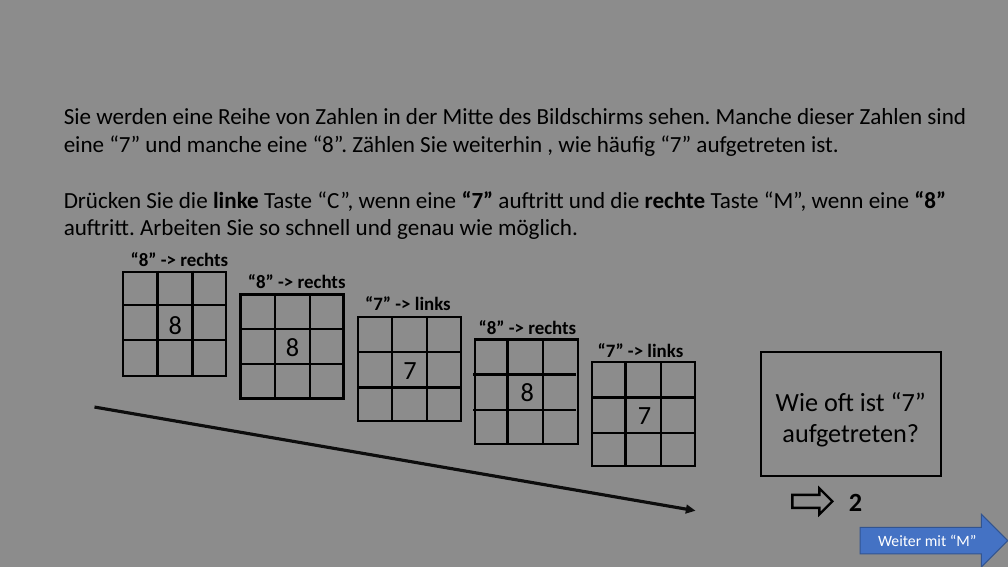
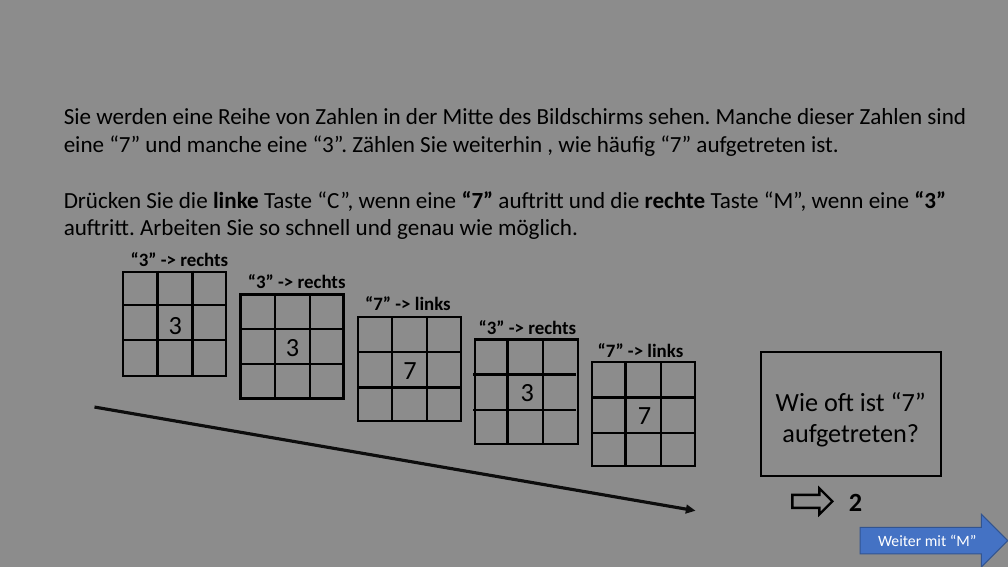
Before and after one commit to SLesche/oddball-task, a slide deck: slide 6 of instructions/instruction_slides.pptx. Drawn at 1008x567 pixels with LibreOffice and Linux fonts; fonts in the diff are those of the drawing. Boxes give left, top, right and bottom in pixels: in the first picture for what was removed or moved away, otherwise in the second. Text is boxed around its words. In the diff, an @@ line names an element or a change of style, - is before the commit and + after.

```diff
--- a/instructions/instruction_slides.pptx
+++ b/instructions/instruction_slides.pptx
@@ text at (64,108,966,239): text changed @@
-Sie werden eine Reihe von Zahlen in der Mitte des Bildschirms sehen. Manche dieser Zahlen sind eine “7” und manche eine “8”. Zählen Sie weiterhin , wie häufig “7” aufgetreten ist.
-Drücken Sie die linke Taste “C”, wenn eine “7” auftritt und die rechte Taste “M”, wenn eine “8” auftritt. Arbeiten Sie so schnell und genau wie möglich.
+Sie werden eine Reihe von Zahlen in der Mitte des Bildschirms sehen. Manche dieser Zahlen sind eine “7” und manche eine “3”. Zählen Sie weiterhin , wie häufig “7” aufgetreten ist.
+Drücken Sie die linke Taste “C”, wenn eine “7” auftritt und die rechte Taste “M”, wenn eine “3” auftritt. Arbeiten Sie so schnell und genau wie möglich.
@@ text at (131,252,228,266): text changed @@
-“8” -> rechts
+“3” -> rechts
@@ text at (248,274,346,288): text changed @@
-“8” -> rechts
+“3” -> rechts
@@ text at (169,317,182,340): text changed @@
-8
+3
@@ text at (479,320,576,340): text changed @@
-“8” -> rechts
+“3” -> rechts
@@ text at (286,339,299,356): text changed @@
-8
+3
@@ text at (521,384,534,401): text changed @@
-8
+3
```
Also in this commit, not shown: 2 other slides changed, 7 other files.
